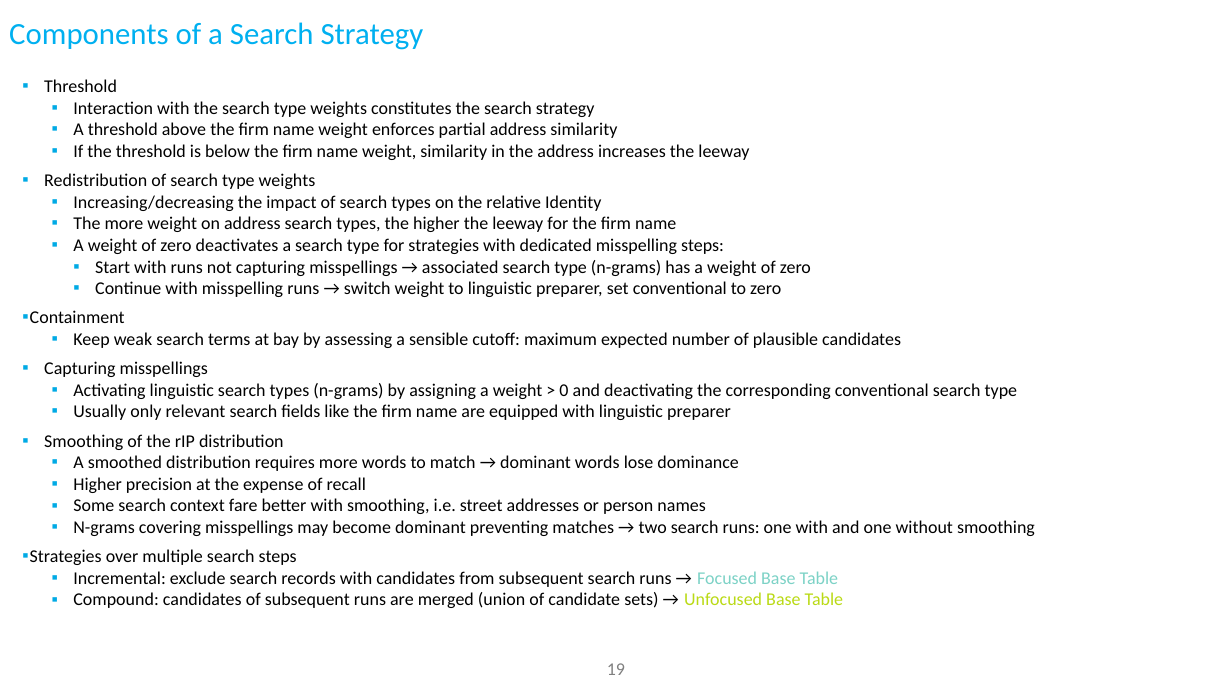
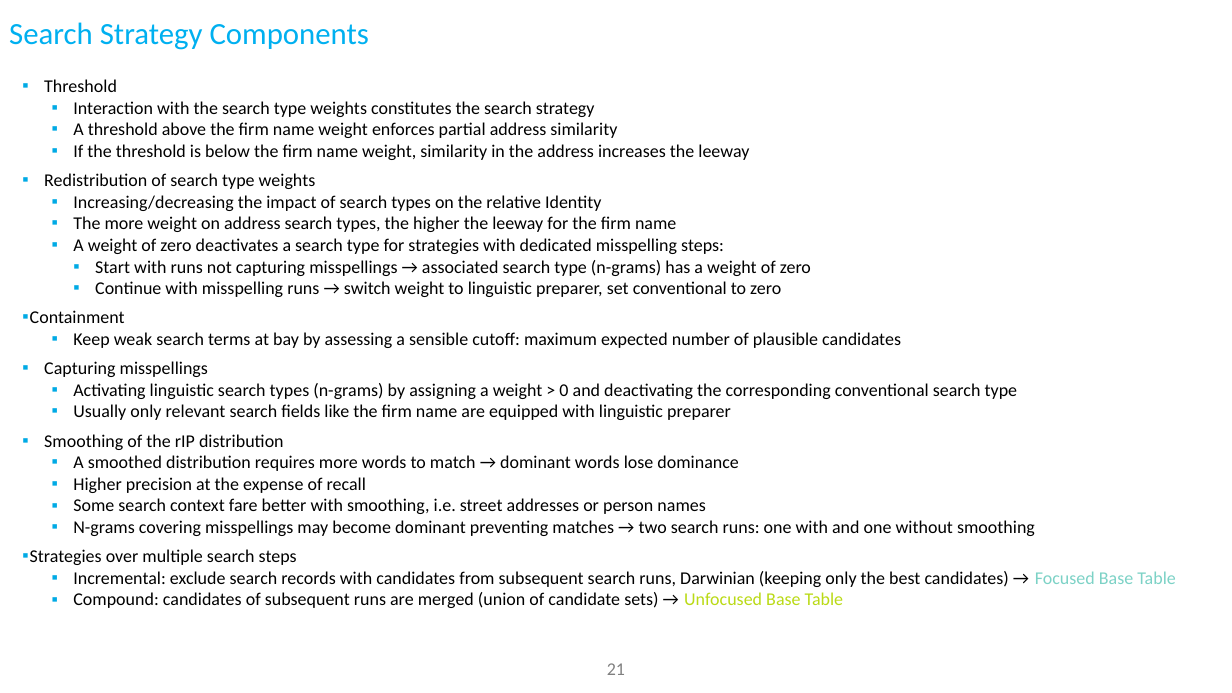
Before and after one commit to ThorstenDoherr/searchengine, a slide deck: slide 21 of doc/SearchEngine_Slides.pptx (slide 19 before the commit). Drawn at 1232x693 pixels with LibreOffice and Linux fonts; fonts in the diff are those of the drawing; background and template pictures are left out. Boxes give left, top, right and bottom in pixels: in the first picture for what was removed or moved away, otherwise in the second. Text is boxed around its words. In the diff, an @@ line names an element or a change of style, - is before the commit and + after.

```diff
--- a/doc/SearchEngine_Slides.pptx
+++ b/doc/SearchEngine_Slides.pptx
@@ title at (9,22,369,50): text changed @@
-Components of a Search Strategy
+Search Strategy Components
@@ text at (73,571,1175,587): text changed @@
-  ▪ Incremental: exclude search records with candidates from subsequent search runs → Focused Base Table
+  ▪ Incremental: exclude search records with candidates from subsequent search runs, Darwinian (keeping only the best candidates) → Focused Base Table
@@ page number at (607,663,625,675): text changed @@
-19
+21
```
Also in this commit, not shown: 6 other slides changed, 1 slide added, 1 other file.
